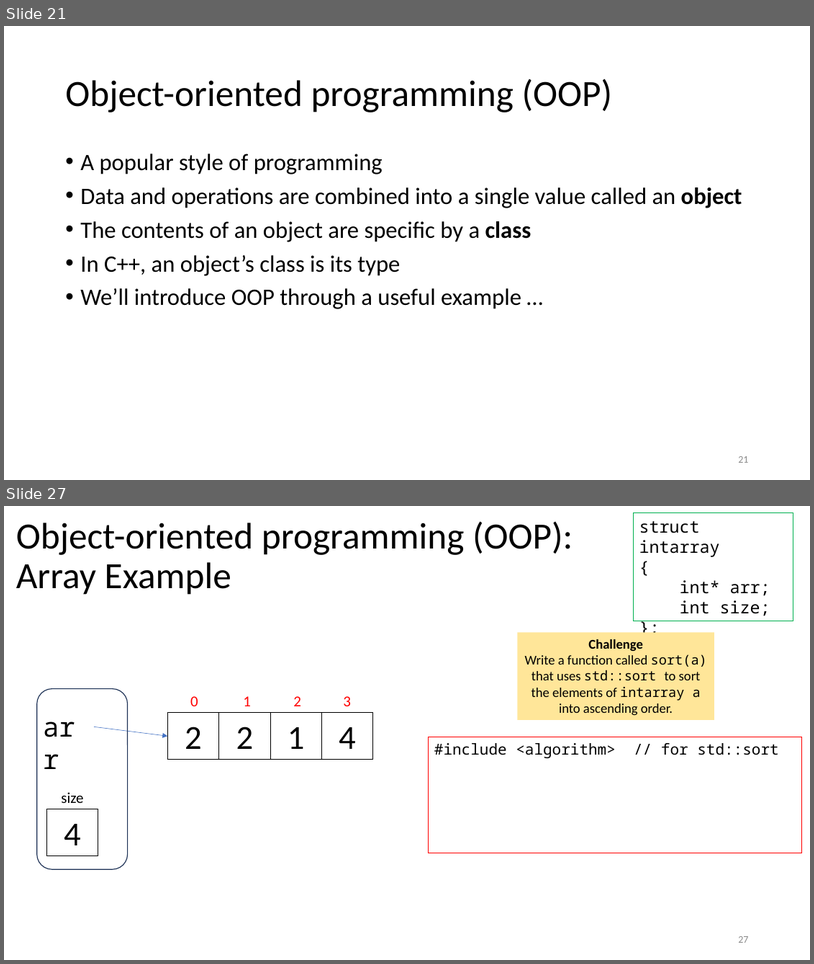
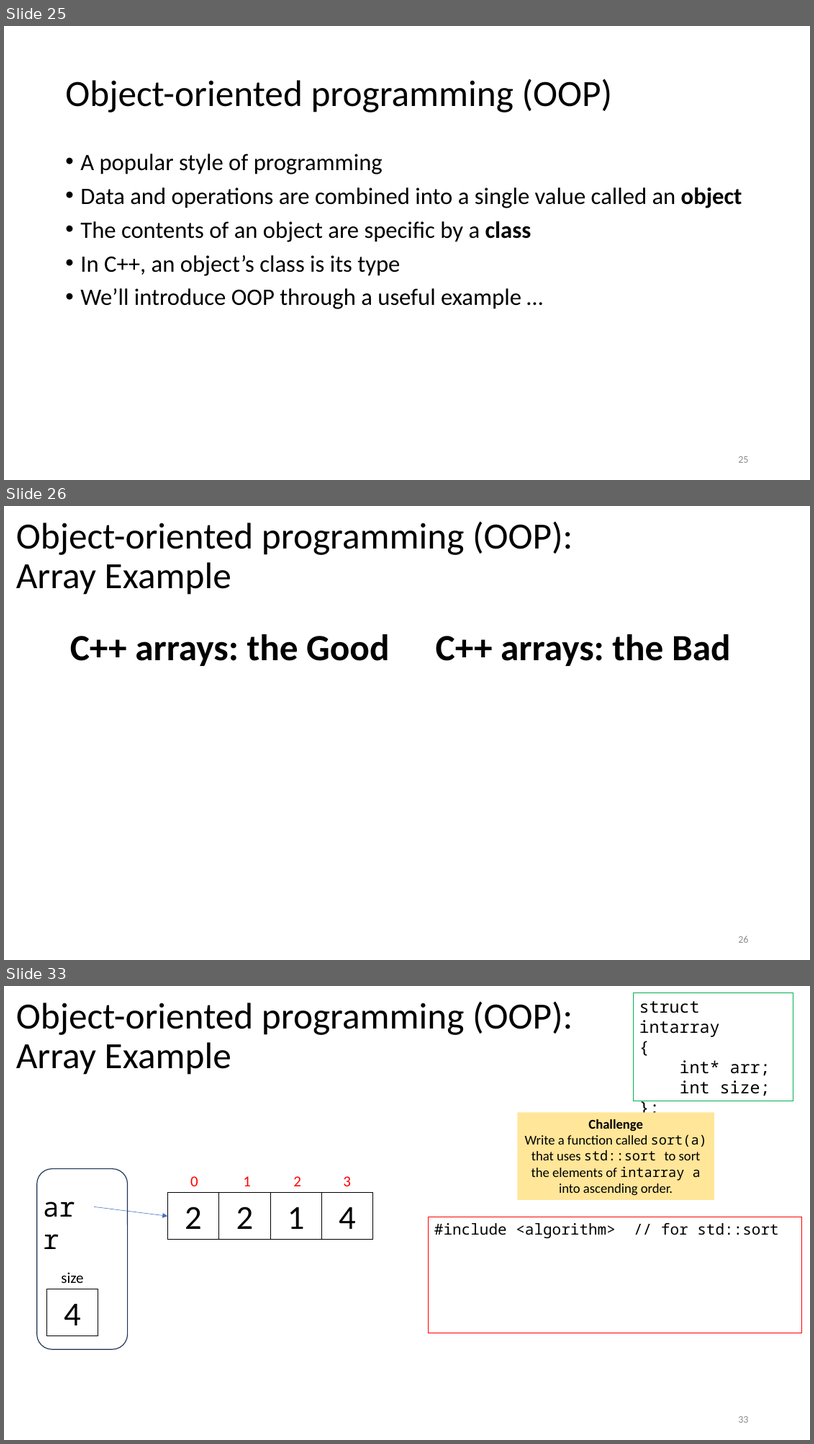
Before and after one commit to tjd1234/cmpt135spring2024, a slide deck: sample_code/week4/week4_cmpt135.pptx. Shown one above the other, each under a label of ours: slides 21 and 27 before the commit, slides 25, 26 and 33 after it; the slides between them are not shown. The pictures are 814x964 and 814x1444 pixels, drawn with LibreOffice and Linux fonts; fonts in the diff are those of the drawing. Boxes give left, top, right and bottom in pixels: in the first picture for what was removed or moved away, otherwise in the second. Text is boxed around its words. In the diff, an @@ line names an element or a change of style, - is before the commit and + after.

```diff
--- a/sample_code/week4/week4_cmpt135.pptx
+++ b/sample_code/week4/week4_cmpt135.pptx
@@ slide 26 added at (4, 506, 810, 960), background #FFFFFF @@
@@ title added at (16, 521, 573, 595), 44 pt, text #000000 @@
+Object-oriented programming (OOP):
+Array Example
@@ text added at (70, 634, 389, 666), 44 pt, text #000000, bold @@
+C++ arrays: the Good
@@ text added at (436, 634, 731, 666), 44 pt, text #000000, bold @@
+C++ arrays: the Bad
@@ page number added at (738, 936, 748, 942), 12 pt, text #8C8C8C @@
+26
@@ what was slide 21 is now slide 25 @@
@@ page number at (738, 456, 748, 462): text changed @@
-21
+25
@@ what was slide 27 is now slide 33 @@
@@ page number at (738, 1416, 748, 1422): text changed @@
-27
+33
```
Also in this commit, not shown: 20 slides changed, 6 other slides added, 1 slide removed, 1 other file.
